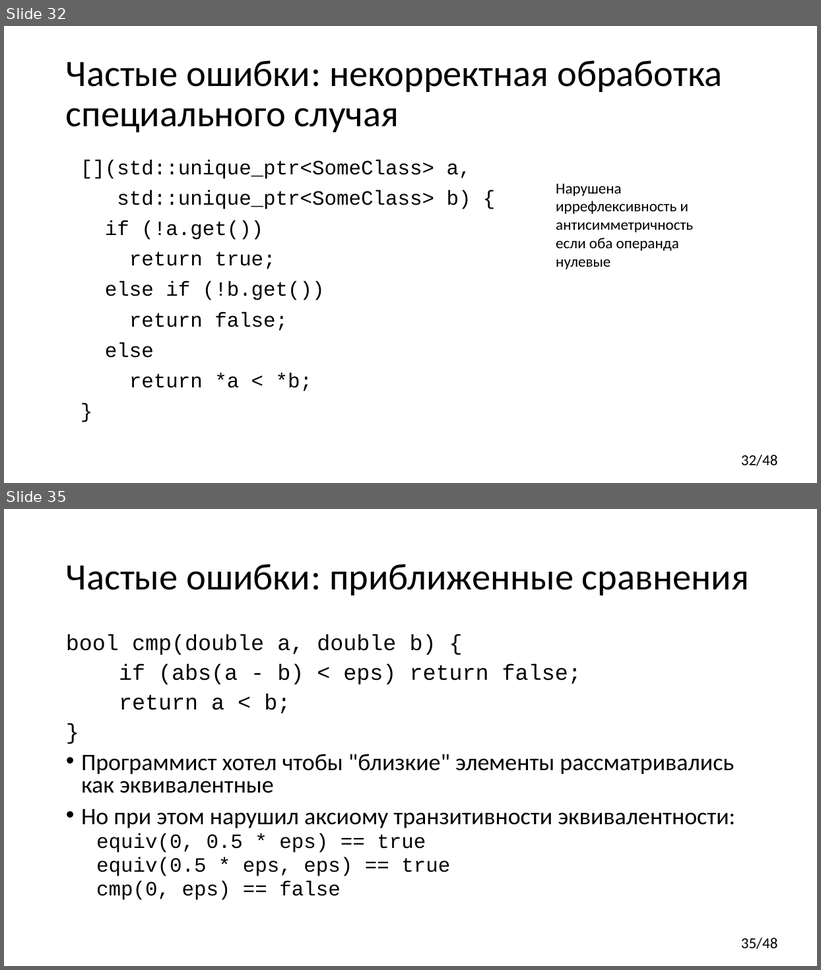
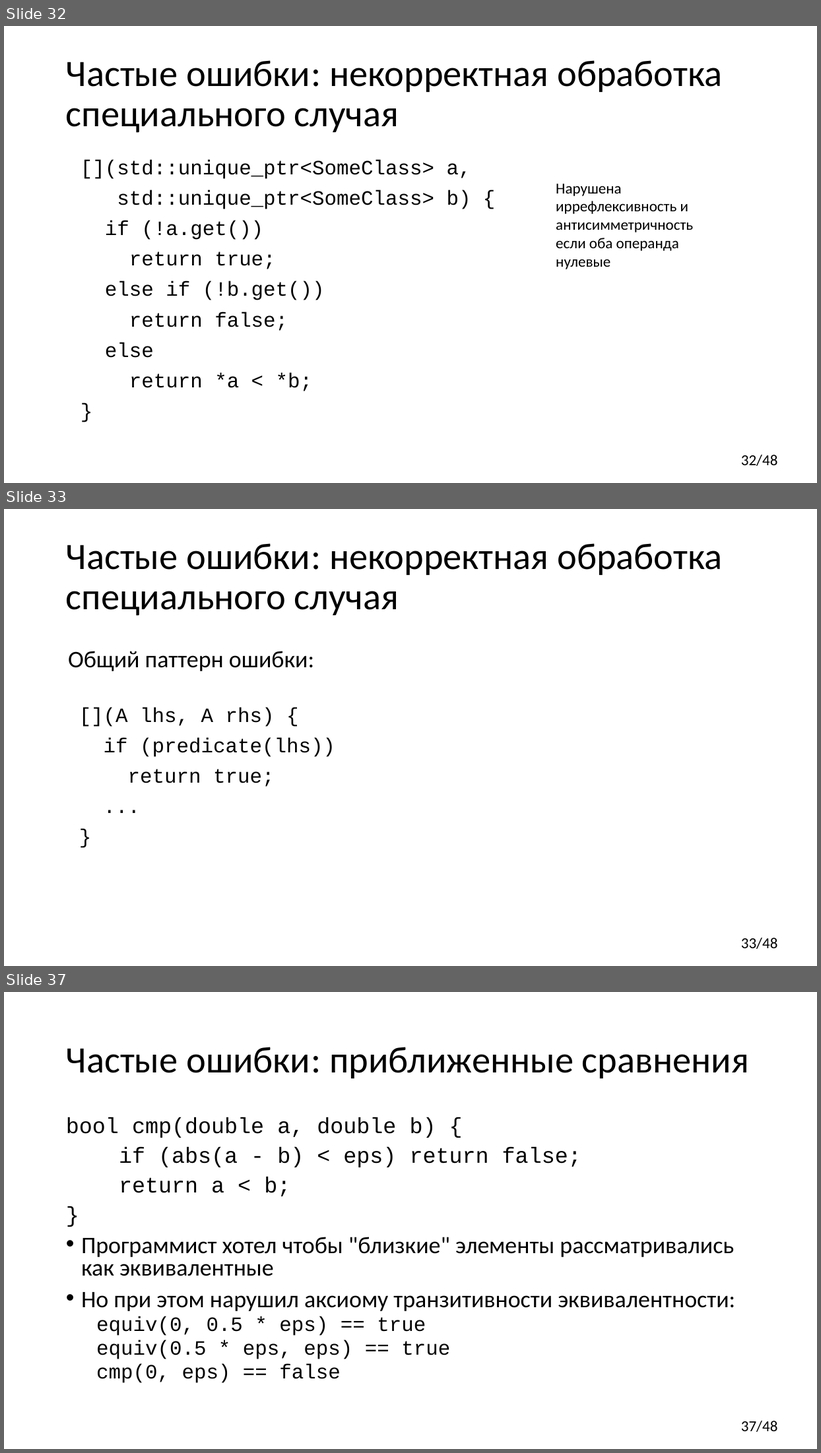
Before and after one commit to yugr/CppRussia, a slide deck: 2023/RU.pptx. Shown one above the other, each under a label of ours: slides 32 and 35 before the commit, slides 32, 33 and 37 after it; the slides between them are not shown. The pictures are 821x970 and 821x1453 pixels, drawn with LibreOffice and Linux fonts; fonts in the diff are those of the drawing. Boxes give left, top, right and bottom in pixels: in the first picture for what was removed or moved away, otherwise in the second. Text is boxed around its words. In the diff, an @@ line names an element or a change of style, - is before the commit and + after.

```diff
--- a/2023/RU.pptx
+++ b/2023/RU.pptx
@@ slide 33 added at (4,509,817,966), background #FFFFFF; not listed: 1 template element that a slide beside it also shows @@
@@ title added at (66,543,722,616), 44 pt, text #000000 @@
+Частые ошибки: некорректная обработка специального случая
@@ text added at (68,651,314,671), 28 pt, text #000000 @@
+Общий паттерн ошибки:
@@ text added at (79,708,335,787), 24 pt, text #000000 @@
+[](A lhs, A rhs) {
+if (predicate(lhs))
+return true;
+...
+}
@@ what was slide 35 is now slide 37 @@
@@ page number at (741,1421,778,1432): text changed @@
-35/48
+37/48
```
Also in this commit, not shown: 2 slides changed, 2 other slides added, 1 slide removed.
